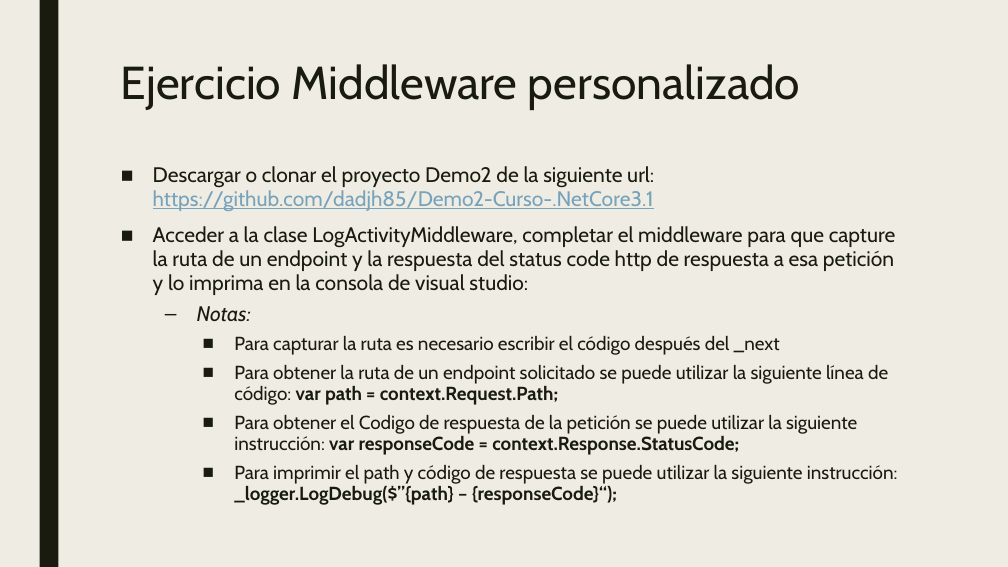
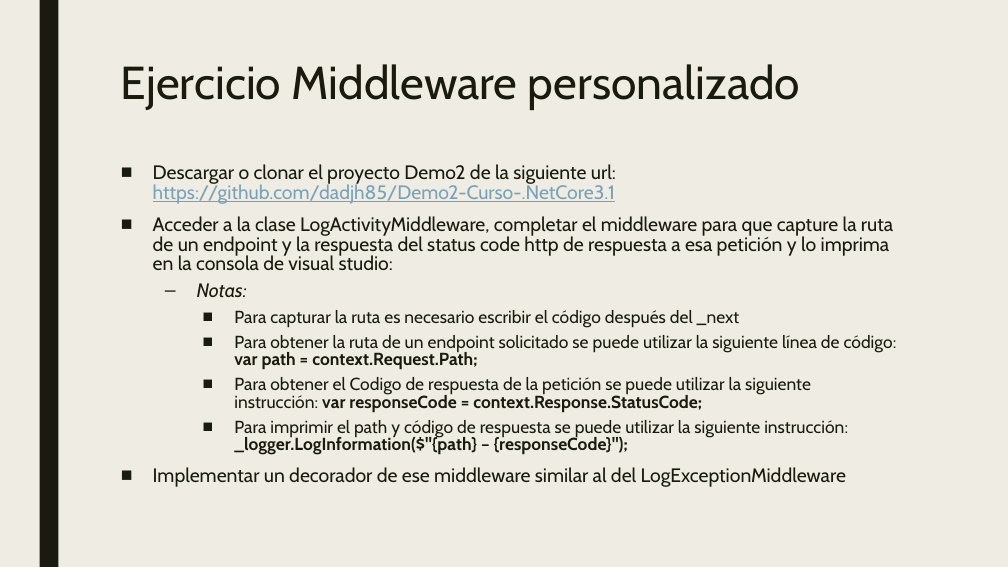
Before and after one commit to dadjh85/Demo2-Curso-.NetCore3.1, a slide deck: slide 7 of doc/Demo2- Curso .NET Core.pptx. Drawn at 1008x567 pixels with LibreOffice and Linux fonts; fonts in the diff are those of the drawing. Boxes give left, top, right and bottom in pixels: in the first picture for what was removed or moved away, otherwise in the second. Text is boxed around its words. In the diff, an @@ line names an element or a change of style, - is before the commit and + after.

Commit message:
* Upload pptx

```diff
--- a/doc/Demo2- Curso .NET Core.pptx
+++ b/doc/Demo2- Curso .NET Core.pptx
@@ text at [153,164,897,412]: size 20 to 18.5 pt in "Descargar o clonar el proyecto Demo2 de ...", "Acceder a la clase LogActivityMiddleware, completar el ...", "Notas:"; size 18 to 16.6 pt in "Para capturar la ruta es necesario escribir ...", "Para obtener la ruta de un endpoint ...", "Para obtener el Codigo de respuesta de ..."; line spacing 0.94 to 0.84 @@
@@ text at [153,420,848,487]: text changed; size 18 to 16.6 pt @@
-    ■ Para imprimir el path y código de respuesta se puede utilizar la siguiente instrucción: _logger.LogDebug($”{path} – {responseCode}“);
+    ■ Para imprimir el path y código de respuesta se puede utilizar la siguiente instrucción: _logger.LogInformation($"{path} – {responseCode}");
+■ Implementar un decorador de ese middleware similar al del LogExceptionMiddleware
```
Also in this commit, not shown: 1 slide added.
